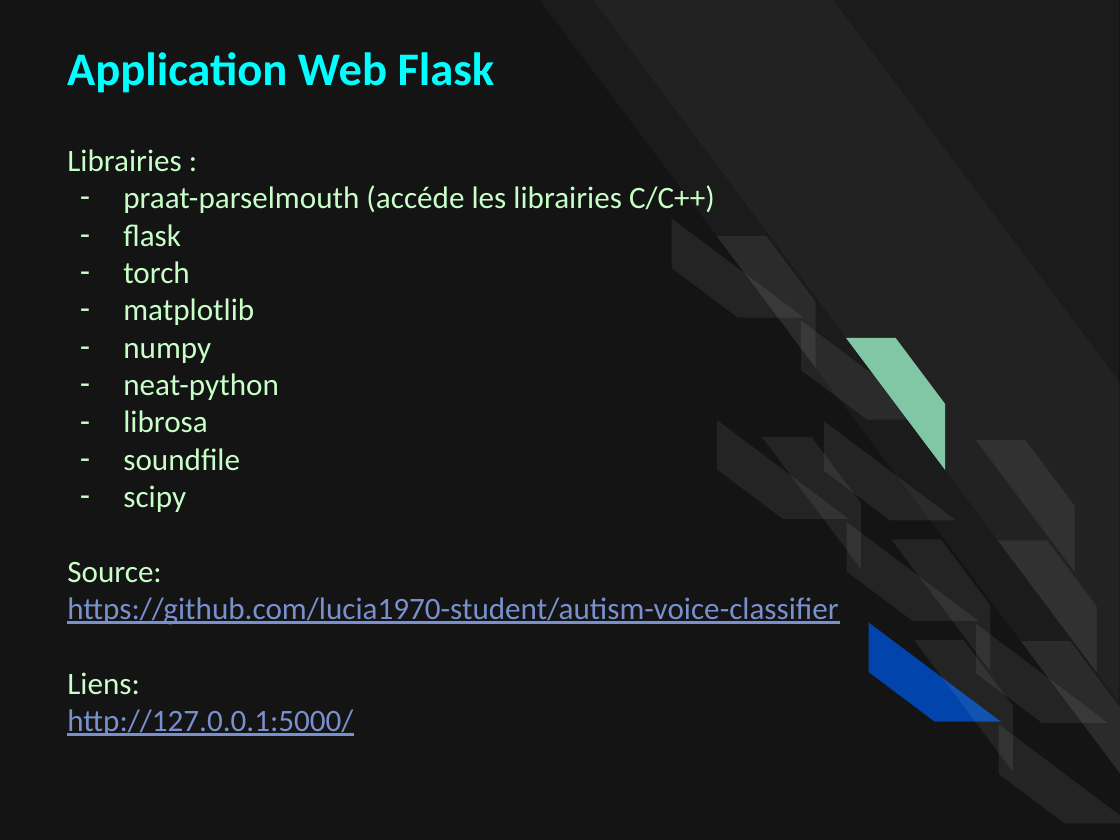
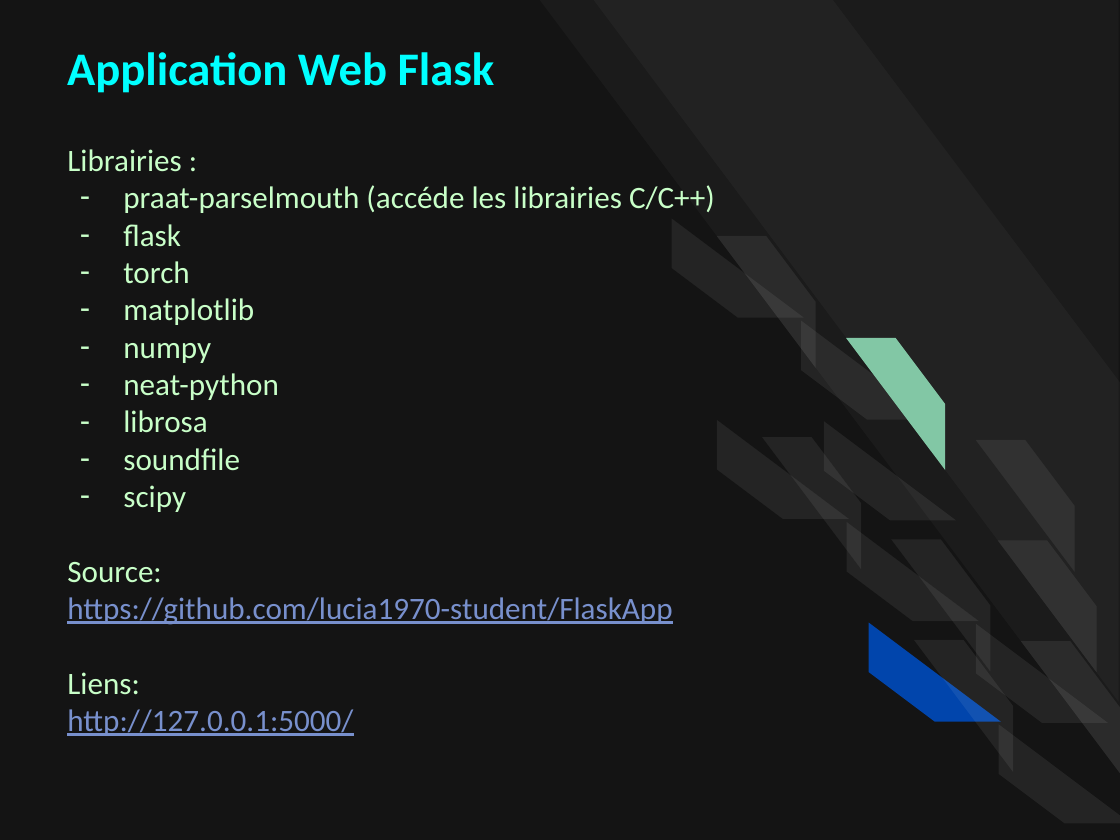
Before and after one commit to lucia1970-student/ProjetFinale, a slide deck: slide 15 of Presentation-FSCI6210.pptx. Drawn at 1120x840 pixels with LibreOffice and Linux fonts; fonts in the diff are those of the drawing. Boxes give left, top, right and bottom in pixels: in the first picture for what was removed or moved away, otherwise in the second. Text is boxed around its words. In the diff, an @@ line names an element or a change of style, - is before the commit and + after.

```diff
--- a/Presentation-FSCI6210.pptx
+++ b/Presentation-FSCI6210.pptx
@@ text at (67,597,672,625): text changed @@
-https://github.com/lucia1970-student/autism-voice-classifier
+https://github.com/lucia1970-student/FlaskApp
```
Also in this commit, not shown: 1 other slide changed.
